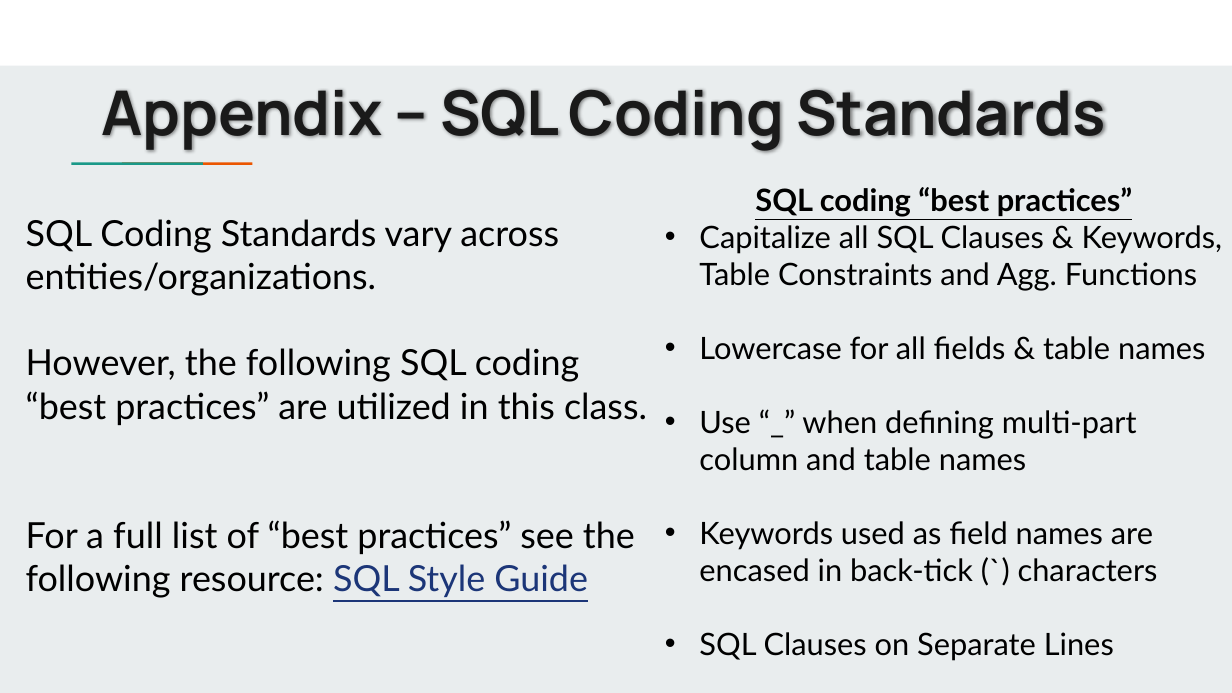
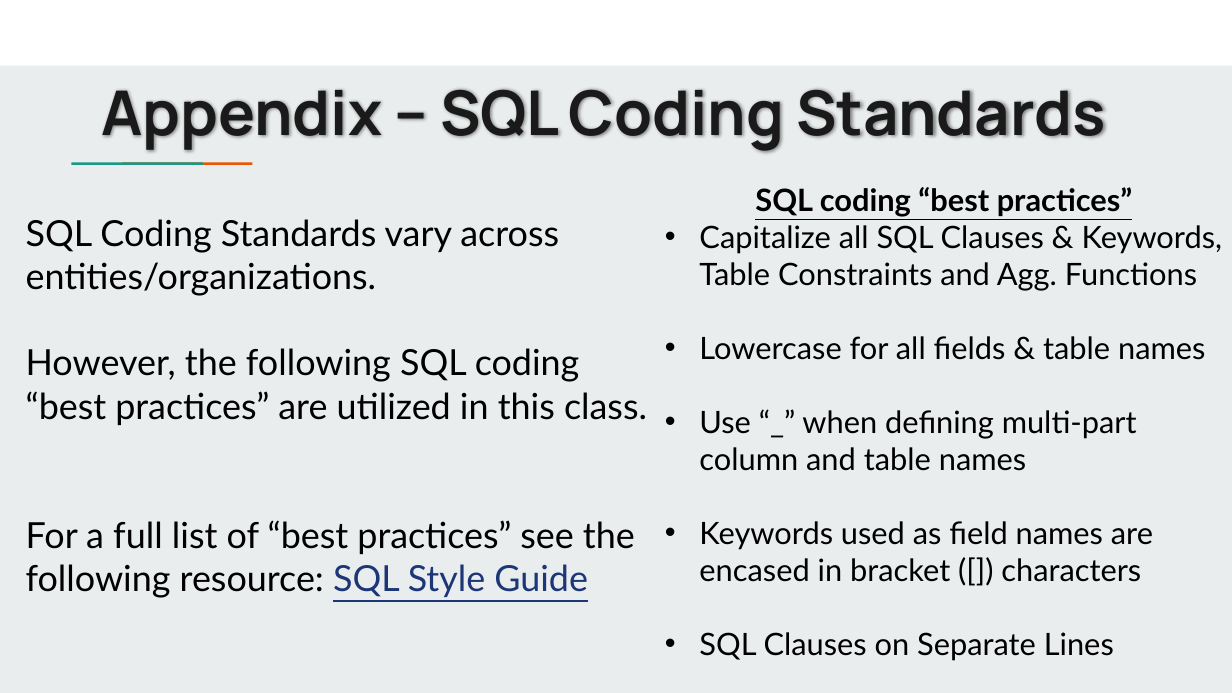
Before and after one commit to jbergmann56/OSDA-DataManipulationAndManagement, a slide deck: slide 18 of Lectures/(1) Data Manipulation - Basics.pptx. Drawn at 1232x693 pixels with LibreOffice and Linux fonts; fonts in the diff are those of the drawing. Boxes give left, top, right and bottom in pixels: in the first picture for what was removed or moved away, otherwise in the second. Text is boxed around its words. In the diff, an @@ line names an element or a change of style, - is before the commit and + after.

```diff
--- a/Lectures/(1) Data Manipulation - Basics.pptx
+++ b/Lectures/(1) Data Manipulation - Basics.pptx
@@ text at (x1=699, y1=521, x2=1153, y2=582): text changed @@
-• Keywords used as field names are encased in back-tick (`) characters
+• Keywords used as field names are encased in bracket ([]) characters
```
Also in this commit, not shown: 31 other files.
